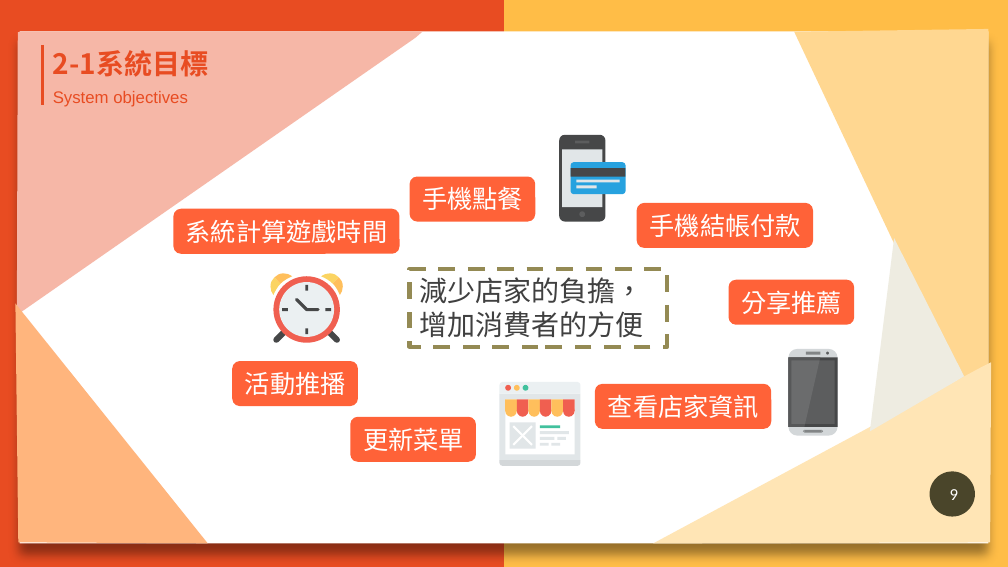
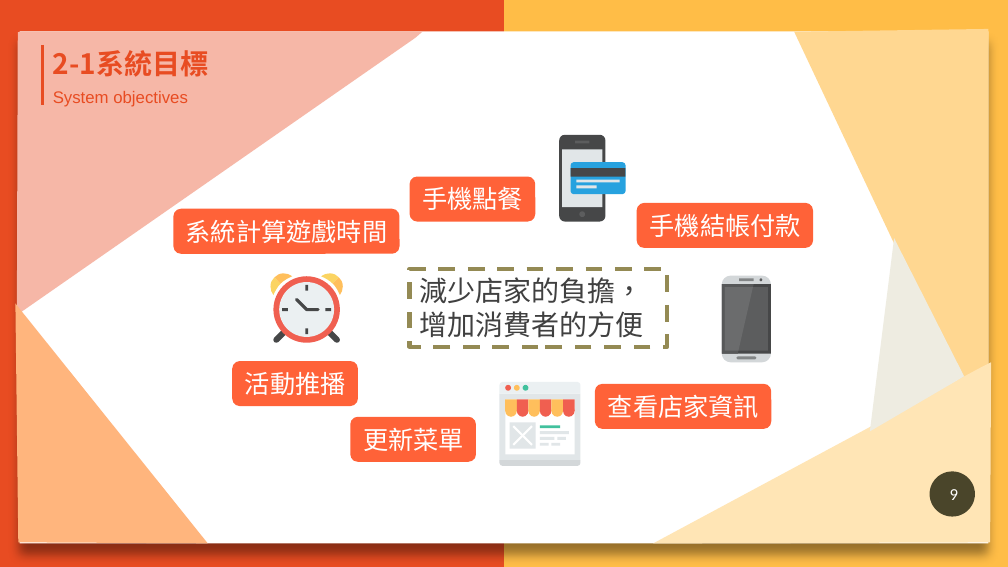
Before and after one commit to N1066442/board-game, a slide deck: slide 9 of 第109408組-AOWU桌遊GO-ppt.pptx. Drawn at 1008x567 pixels with LibreOffice and Linux fonts; fonts in the diff are those of the drawing; background and template pictures are left out. Boxes give left, top, right and bottom in pixels: in the first picture for what was removed or moved away, otherwise in the second. Text is boxed around its words. In the diff, an @@ line names an element or a change of style, - is before the commit and + after.

```diff
--- a/第109408組-AOWU桌遊GO-ppt.pptx
+++ b/第109408組-AOWU桌遊GO-ppt.pptx
@@ rounded rectangle removed at <box>729,279,855,325</box> @@
-分享推薦
@@ 3 rectangles, 3 freeform shapes: place and size @@
-3 rectangles, 3 freeform shapes at <box>788,349,838,435</box>
+3 rectangles, 3 freeform shapes at <box>722,275,771,362</box>
@@ ellipse: place and size @@
-ellipse at <box>827,352,830,355</box>
+ellipse at <box>759,278,762,281</box>
@@ 2 freeform shapes, 1 rectangle: place and size @@
-2 freeform shapes, 1 rectangle at <box>803,429,824,432</box>
+2 freeform shapes, 1 rectangle at <box>736,357,757,360</box>
```
Also in this commit, not shown: 3 other slides changed, 4 other files.
